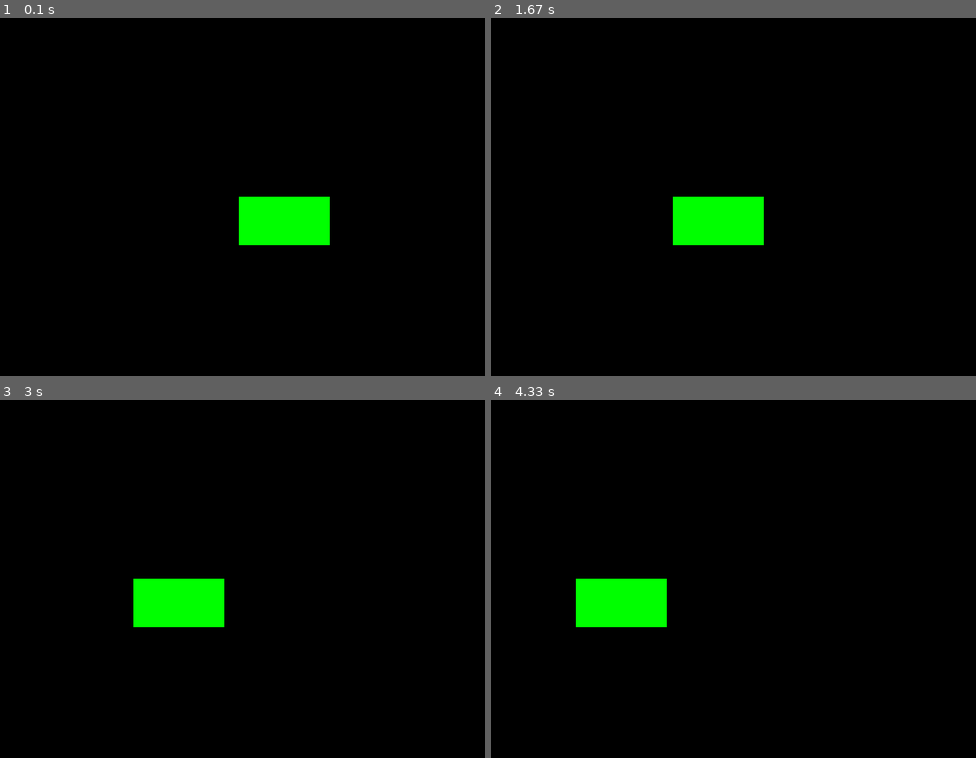
Above: before the commit, frames 1-4 (two rows, left to right).
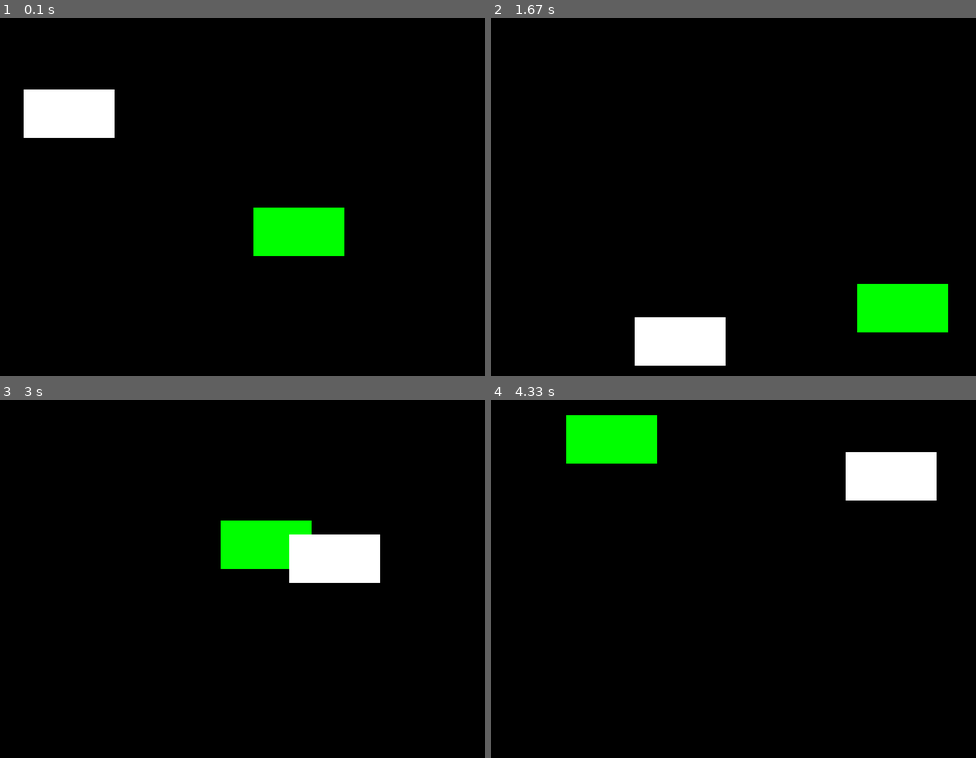
Above: after the commit, the same moments.

Repository: Jinnbo/programming-2-a1
Game: pygame game, started from pygame/dvd_image_moving.py
The game is run twice, just before and just after one commit, with the same random seed, the same clock (stepped at 60 frames per second) and the same inputs.
Inputs:
- Up to frame 1 (0.1 s): no input
- Up to frame 2 (1.67 s): no input
- Up to frame 3 (3 s): no input
- Up to frame 4 (4.33 s): no input

The runs differ from the first frame. In frame 1, 4.3% of the frame differs, in the area x 4-71%, y 19-67%; in frame 2, 7.6%, in the area x 29-95%, y 49-98%; in frame 3, 7.2%; in frame 4, 7.6%.

Commit message:
Created second block to move on the screen

Diff:
--- a/pygame/dvd_image_moving.py
+++ b/pygame/dvd_image_moving.py
@@ -9,6 +9,7 @@
 #   * draw a rectangle on the screen
 #   * move the rectangle in x and y
 
+import random
 import pygame
 
 # ----- CONSTANTS
@@ -29,6 +30,7 @@
         self.colour = colour
 
         self.vel_x = 3
+        self.vel_y = 3
 
     def draw(self, screen):
         pygame.draw.rect(
@@ -49,6 +51,13 @@
             None
         """
         self.x += self.vel_x
+        self.y += self.vel_y
+
+        # keep it in the screen
+        if self.x + self.width > WIDTH or self.x < 0:
+            self.vel_x *= -1
+        if self.y + self.height > HEIGHT or self.y < 0:
+            self.vel_y *= -1
 
 
 def main():
@@ -64,7 +73,15 @@
     clock = pygame.time.Clock()
 
     block_one = Rectangle((0, 255, 0))
-    block_one.vel_x = -1
+    block_two = Rectangle()
+    block_two.x, block_two.y = (
+        random.randrange(0, WIDTH-block_two.width),
+        random.randrange(0, HEIGHT-block_two.height)
+    )
+    block_two.vel_x, block_two.vel_y = (
+        random.choice([-4, -3, 3, 4]),
+        random.choice([-4, -3, 3, 4])
+    )
 
     # ----- MAIN LOOP
     while not done:
@@ -76,10 +93,12 @@
         # ----- LOGIC
         # update the position of the block
         block_one.update()
+        block_two.update()
 
         # ----- DRAW
         screen.fill(BLACK)
         block_one.draw(screen)
+        block_two.draw(screen)
 
         # ----- UPDATE
         pygame.display.flip()
